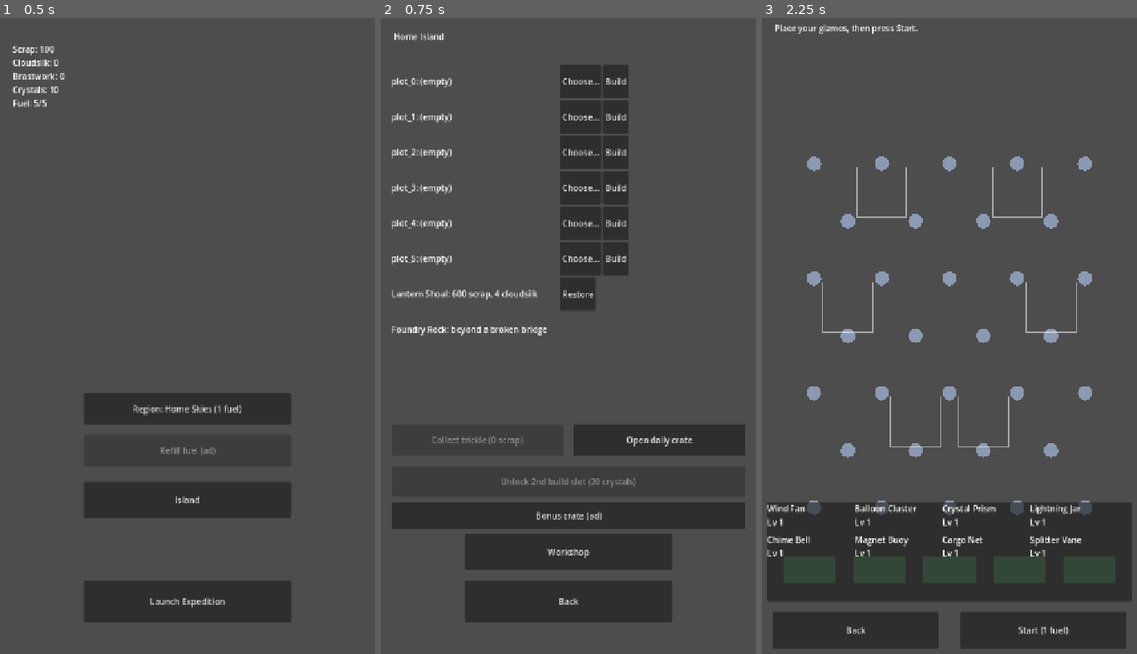
Above: before the commit, frames 1-3 (left to right).
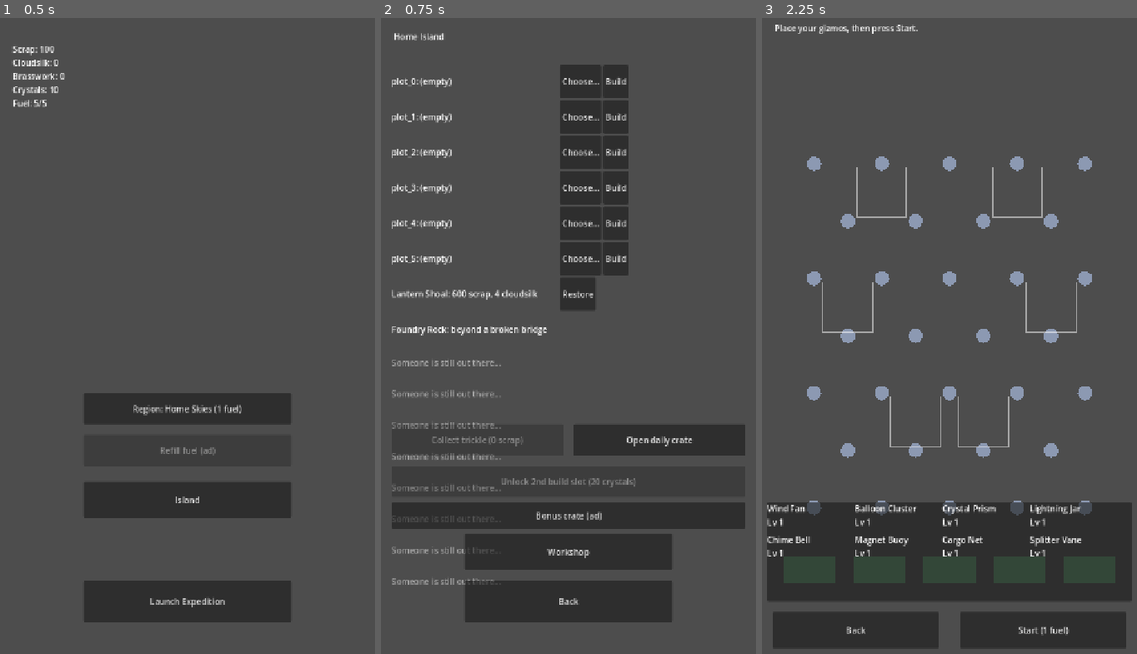
Above: after the commit, the same moments.

Repository: Graydyn/windfall-isle
Game: Godot game, scene res://game/main.tscn
Same seed, same stepped clock (60 frames per second), same inputs: the game is played once before the commit and once after it.
Inputs:
- Up to frame 1 (0.5 s): no input
- Up to frame 2 (0.75 s): click "Island" at 0.5 s
- Up to frame 3 (2.25 s): click "Back" at 1.25 s; click "Launch Expedition" at 2 s

Frame 1 is identical in both runs. In frame 2, 0.9% of the frame differs, in the area x 2-32%, y 53-90%; in frame 3, nothing differs.

Commit message:
feat: island crew panel with assignment cycling
Co-Authored-By: Claude Fable 5 <noreply@anthropic.com>

Diff:
--- a/game/base/island_screen.gd
+++ b/game/base/island_screen.gd
@@ -63,6 +63,12 @@
 			parts.append("i")
 	for row_v in IsletModel.islets(DataDefs.islets):
 		parts.append(_islet_state(String((row_v as Dictionary).get("id", "")), now))
+	for row_v in CrewModel.members(DataDefs.crew):
+		var crew_id := String((row_v as Dictionary).get("id", ""))
+		if not CrewModel.is_rescued(GameState.data, crew_id):
+			parts.append("u")
+		else:
+			parts.append("@" + CrewModel.building_of(GameState.data, crew_id))
 	return ",".join(parts)
 
 
@@ -164,11 +170,28 @@
 				read.pressed.connect(_on_read_letter_pressed.bind(islet_id))
 				islet_row.add_child(read)
 		rows.add_child(islet_row)
+	for row_v in CrewModel.members(DataDefs.crew):
+		var member := row_v as Dictionary
+		var member_id := String(member.get("id", ""))
+		var crew_row := HBoxContainer.new()
+		crew_row.custom_minimum_size = Vector2(0, 56)
+		var crew_label := Label.new()
+		crew_label.custom_minimum_size = Vector2(320, 0)
+		crew_label.text = _crew_row_text(member)
+		crew_row.add_child(crew_label)
+		if CrewModel.is_rescued(GameState.data, member_id):
+			var assign_button := Button.new()
+			assign_button.text = _assign_text(member_id)
+			assign_button.pressed.connect(_on_assign_pressed.bind(member_id))
+			crew_row.add_child(assign_button)
+		else:
+			crew_label.modulate.a = 0.5
+		rows.add_child(crew_row)
 	_refresh_static_controls(now)
 
 
 func _refresh_static_controls(now: int) -> void:
-	var pending := TrickleModel.pending(GameState.data, DataDefs.buildings, now)
+	var pending := TrickleModel.pending(GameState.data, DataDefs.buildings, now, DataDefs.crew)
 	$GardensButton.text = "Collect trickle (%d scrap)" % pending
 	$GardensButton.disabled = pending <= 0
 	$CrateButton.disabled = not DailyCrate.can_claim(GameState.data, now)
@@ -193,6 +216,9 @@
 		var entry: Dictionary = plots[plot]
 		var def: Dictionary = (DataDefs.buildings["defs"] as Dictionary).get(String(entry["building"]), {})
 		var text := "%s: %s Lv %d" % [plot, String(def.get("name", entry["building"])), int(entry["level"])]
+		var worker := CrewModel.crew_at(GameState.data, String(entry["building"]))
+		if worker != "":
+			text += ", %s working" % String(CrewModel.entry(DataDefs.crew, worker).get("name", worker))
 		if String(entry["building"]) == "observatory" and int(entry["level"]) >= 1:
 			text += "\n    %s" % String(def.get("teaser", ""))
 		return text
@@ -229,6 +255,40 @@
 	return ", ".join(parts)
 
 
+func _crew_row_text(member: Dictionary) -> String:
+	var member_id := String(member.get("id", ""))
+	if not CrewModel.is_rescued(GameState.data, member_id):
+		return "Someone is still out there..."
+	var specialty := String(member.get("specialty", ""))
+	var def: Dictionary = (DataDefs.buildings.get("defs", {}) as Dictionary).get(specialty, {})
+	return "%s (knows the %s)" % [String(member.get("name", member_id)), String(def.get("name", specialty))]
+
+
+func _assign_text(crew_id: String) -> String:
+	var building := CrewModel.building_of(GameState.data, crew_id)
+	if building == "":
+		return "Assign: (idle)"
+	var def: Dictionary = (DataDefs.buildings.get("defs", {}) as Dictionary).get(building, {})
+	return "Assign: %s" % String(def.get("name", building))
+
+
+func _on_assign_pressed(crew_id: String) -> void:
+	var options: Array = CrewModel.workable(DataDefs.crew)
+	var now := TimeUtil.now()
+	var current := CrewModel.building_of(GameState.data, crew_id)
+	var next_index := options.find(current) + 1
+	# Bank fuel accrued at the old regen rate before the rate can change.
+	FuelModel.materialize(GameState.data["fuel"], now)
+	if next_index >= options.size():
+		if current != "":
+			CrewModel.unassign(GameState.data, DataDefs.crew, current, DataDefs.buildings, now)
+	else:
+		CrewModel.assign(GameState.data, DataDefs.crew, String(options[next_index]), crew_id, DataDefs.buildings, now)
+	IslandEffects.apply_fuel(GameState.data, DataDefs.economy, DataDefs.buildings, DataDefs.crew)
+	GameState.save_game()
+	_rebuild()
+
+
 func _on_select_pressed(plot: String) -> void:
 	var plots: Dictionary = GameState.data["island"]["plots"]
 	if plots.has(plot):
@@ -269,11 +329,11 @@
 	var payload := TimerService.collect("build_" + plot, now)
 	if payload.is_empty():
 		return
-	IslandModel.complete_build(GameState.data["island"], payload, GameState.data, now, DataDefs.buildings)
+	IslandModel.complete_build(GameState.data["island"], payload, GameState.data, now, DataDefs.buildings, DataDefs.crew)
 	NotificationSvc.request_permission_once()
 	# Idempotent re-application self-heals fuel cap/regen after ANY completion,
 	# not just the Wind Still: a mangled save heals at the next collect too.
-	IslandEffects.apply_fuel(GameState.data, DataDefs.economy, DataDefs.buildings)
+	IslandEffects.apply_fuel(GameState.data, DataDefs.economy, DataDefs.buildings, DataDefs.crew)
 	GameState.save_game()
 	_rebuild()
 
@@ -340,7 +400,7 @@
 
 
 func _on_gardens_pressed() -> void:
-	var amount := TrickleModel.collect(GameState.data, DataDefs.buildings, TimeUtil.now())
+	var amount := TrickleModel.collect(GameState.data, DataDefs.buildings, TimeUtil.now(), DataDefs.crew)
 	if amount > 0:
 		Economy.add("scrap", amount)
 		GameState.save_game()
--- a/tests/test_island_screen.gd
+++ b/tests/test_island_screen.gd
@@ -24,10 +24,11 @@
 	GameState.load_game(DataDefs.economy, TimeUtil.now(), DataDefs.gizmos, DataDefs.buildings)
 
 
-func test_builds_one_row_per_plot_plus_one_per_islet() -> void:
+func test_builds_one_row_per_plot_plus_islets_plus_crew() -> void:
 	assert_eq(screen.get_node("Rows").get_child_count(),
-		int(DataDefs.buildings["plot_count"]) + IsletModel.islets(DataDefs.islets).size(),
-		"fresh save: home plots plus one status row per islet, no islet plots open yet")
+		int(DataDefs.buildings["plot_count"]) + IsletModel.islets(DataDefs.islets).size()
+			+ CrewModel.members(DataDefs.crew).size(),
+		"fresh save: home plots, one status row per islet, one row per crew def")
 
 func test_select_cycles_unbuilt_buildings() -> void:
 	screen._on_select_pressed("plot_0")
@@ -210,7 +211,8 @@
 func test_restored_islet_contributes_its_plot_row() -> void:
 	restore_lantern()
 	assert_eq(screen.get_node("Rows").get_child_count(),
-		int(DataDefs.buildings["plot_count"]) + 1 + IsletModel.islets(DataDefs.islets).size(),
+		int(DataDefs.buildings["plot_count"]) + 1 + IsletModel.islets(DataDefs.islets).size()
+			+ CrewModel.members(DataDefs.crew).size(),
 		"the restored islet's plot joins the list")
 
 func test_islet_plot_offers_only_its_islet_building() -> void:
@@ -242,3 +244,85 @@
 	screen._refresh_tick()
 	assert_ne(screen._last_signature, running_signature,
 		"done is structural: the collect button must appear")
+
+
+func rescue_and_rebuild(ids: Array) -> void:
+	for id in ids:
+		CrewModel.rescue(GameState.data, String(id))
+	screen._rebuild()
+
+
+func crew_row_count() -> int:
+	return screen.get_node("Rows").get_child_count()
+
+
+func test_crew_rows_exist_for_the_whole_cast() -> void:
+	var base := int(DataDefs.buildings["plot_count"]) + IsletModel.islets(DataDefs.islets).size()
+	assert_eq(crew_row_count(), base + CrewModel.members(DataDefs.crew).size(),
+		"every crew def gets a row, rescued or not")
+
+func test_unrescued_crew_show_as_silhouettes() -> void:
+	assert_string_contains(screen._crew_row_text(CrewModel.entry(DataDefs.crew, "odo")),
+		"still out there")
+
+func test_rescued_crew_show_name_and_specialty() -> void:
+	rescue_and_rebuild(["odo"])
+	var text: String = screen._crew_row_text(CrewModel.entry(DataDefs.crew, "odo"))
+	assert_string_contains(text, "Odo")
+	assert_string_contains(text, "Gardens")
+
+func test_assign_cycle_walks_workable_then_idle() -> void:
+	rescue_and_rebuild(["odo"])
+	screen._on_assign_pressed("odo")
+	assert_eq(CrewModel.building_of(GameState.data, "odo"), "gardens", "first workable")
+	screen._on_assign_pressed("odo")
+	assert_eq(CrewModel.building_of(GameState.data, "odo"), "workshop")
+	for i in 3:
+		screen._on_assign_pressed("odo")
+	assert_eq(CrewModel.building_of(GameState.data, "odo"), "foundry_annex", "last workable")
+	screen._on_assign_pressed("odo")
+	assert_eq(CrewModel.building_of(GameState.data, "odo"), "", "then back to idle")
+
+func test_assignment_persists() -> void:
+	rescue_and_rebuild(["odo"])
+	screen._on_assign_pressed("odo")
+	var saved := SaveIO.new(TEST_SAVE).read()
+	assert_eq(String((saved["crew"]["assignments"] as Dictionary).get("gardens", "")), "odo")
+
+func test_wind_still_assignment_reapplies_fuel_effects() -> void:
+	GameState.data["island"]["plots"]["plot_0"] = {"building": "wind_still", "level": 1}
+	rescue_and_rebuild(["brisa"])
+	screen._on_assign_pressed("brisa")
+	screen._on_assign_pressed("brisa")
+	screen._on_assign_pressed("brisa")
+	assert_eq(CrewModel.building_of(GameState.data, "brisa"), "wind_still")
+	assert_eq(int(GameState.data["fuel"]["regen_seconds"]), 720,
+		"(1200 - 120) / 1.5: the handler re-applies fuel effects")
+
+func test_worker_suffix_on_building_rows() -> void:
+	GameState.data["island"]["plots"]["plot_2"] = {"building": "gardens", "level": 1}
+	rescue_and_rebuild(["odo"])
+	screen._on_assign_pressed("odo")
+	assert_string_contains(screen._row_text("plot_2", GameState.data["island"], TimeUtil.now()),
+		"Odo working")
+
+func test_rescue_and_assignment_are_structural_signature_changes() -> void:
+	screen._refresh_tick()
+	var before: String = screen._last_signature
+	CrewModel.rescue(GameState.data, "odo")
+	screen._refresh_tick()
+	assert_ne(screen._last_signature, before, "a rescue rebuilds the rows")
+	var mid: String = screen._last_signature
+	screen._on_assign_pressed("odo")
+	screen._refresh_tick()
+	assert_ne(screen._last_signature, mid, "an assignment rebuilds too")
+
+func test_gardens_collect_pays_the_crewed_rate() -> void:
+	GameState.data["island"]["plots"]["plot_2"] = {"building": "gardens", "level": 1}
+	rescue_and_rebuild(["odo"])
+	var now := TimeUtil.now()
+	CrewModel.assign(GameState.data, DataDefs.crew, "gardens", "odo", DataDefs.buildings, now - 3600)
+	GameState.data["trickle"]["last_collect"] = now - 3600
+	var scrap_before := Economy.balance("scrap")
+	screen._on_gardens_pressed()
+	assert_eq(Economy.balance("scrap"), scrap_before + 30, "20/hour x 1.5 specialist")
